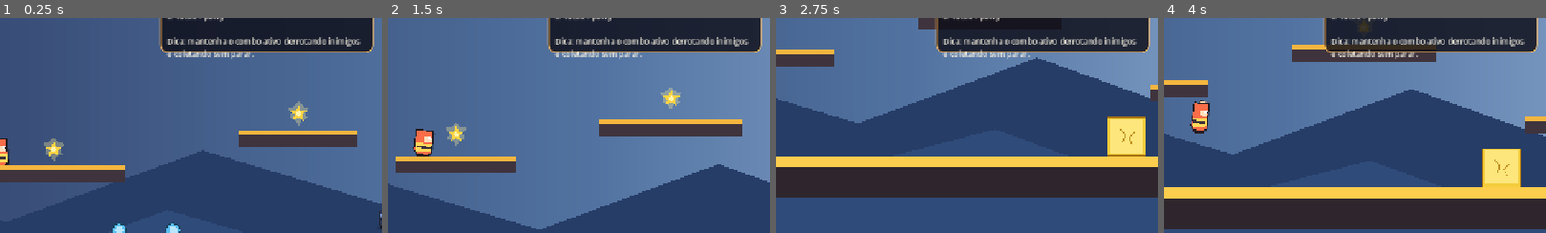
Above: before the commit, frames 1-4 (left to right).
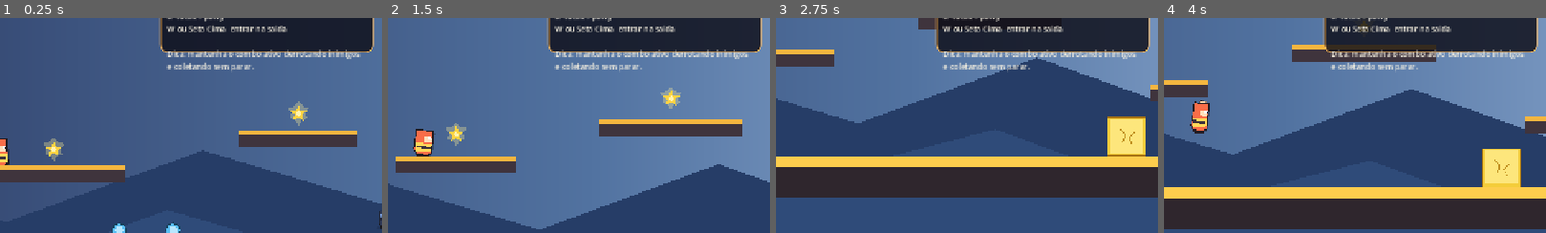
Above: after the commit, the same moments.

Repository: wvianna/game-pizza-tower-godot
Game: Godot game, scene res://scenes/levels/level_01.tscn
Two runs of this game, one before a commit and one after it. Both use one fixed random seed, a clock stepped at 60 frames per second and the inputs below.
Inputs:
- Up to frame 1 (0.25 s): no input
- Up to frame 2 (1.5 s): hold Shift (dash) 0.53-1.28 s; hold D (move_right) from 0.53 s (still down); tap Space (jump) at 0.77 s; tap Ctrl (crouch) at 1.35 s
- Up to frame 3 (2.75 s): tap Space (jump) at 1.52 s; tap Shift (dash) at 1.55 s; release D (move_right) at 2.03 s; hold A (move_left) from 2.03 s (still down); hold Shift (dash) from 2.03 s (still down)
- Up to frame 4 (4 s): release A (move_left) at 2.78 s; release Shift (dash) at 2.78 s; hold D (move_right) from 2.78 s (still down); tap J (grab_throw) at 2.85 s; tap Space (jump) at 3.02, 3.77 s; tap Shift (dash) at 3.05 s; hold Shift (dash) from 3.53 s (still down); tap K (taunt_parry) at 3.6 s
The pictures show only the part of the screen within x 50-100%, y 22-72%; the shares and areas given below are measured in that part.

The runs differ from the first frame. In frame 1, 3.1% of the frame differs, in the area x 43-95%, y 3-25%; in frame 2, 3.1%; in frame 3, 3.1%; in frame 4, 3.1%.

Commit message:
fix: estabiliza entrada na saida com W/Seta Cima e atualiza legenda

Diff:
--- a/scripts/game/level_controller.gd
+++ b/scripts/game/level_controller.gd
@@ -24,6 +24,7 @@
 var _heart_full_texture: Texture2D = null
 var _heart_empty_texture: Texture2D = null
 var _player_in_exit_zone := false
+var _exit_input_latched := false
 
 var _combo_system: Node = null
 var _audio_director: Node = null
@@ -84,6 +85,8 @@
 			_update_hud_labels()
 			_on_escape_failed()
 			return
+	else:
+		_exit_input_latched = false
 
 	_update_hud_labels()
 
@@ -156,7 +159,7 @@
 	label.vertical_alignment = VERTICAL_ALIGNMENT_TOP
 	label.add_theme_color_override("font_color", Color(0.96, 0.94, 0.88, 1.0))
 	label.add_theme_font_size_override("font_size", 13)
-	label.text = "CONTROLES\nA / D ou <- ->  mover\nEspaco  pular\nShift  dash\nCtrl  agachar\nJ  agarrar / arremessar\nK  taunt / parry\n\nDica: mantenha o combo ativo derrotando inimigos e coletando sem parar."
+	label.text = "CONTROLES\nA / D ou <- ->  mover\nEspaco  pular\nShift  dash\nCtrl  agachar\nJ  agarrar / arremessar\nK  taunt / parry\nW ou Seta Cima  entrar na saida\n\nDica: mantenha o combo ativo derrotando inimigos e coletando sem parar."
 	panel.add_child(label)
 
 func _ensure_combo_label() -> void:
@@ -319,6 +322,7 @@
 		return
 
 	_player_in_exit_zone = true
+	_exit_input_latched = false
 	_update_exit_label(_phase == "escape")
 	if _phase == "escape" and objective_label:
 		objective_label.text = "Porta encontrada! Aperte W ou Seta Cima para entrar."
@@ -331,6 +335,7 @@
 		return
 
 	_player_in_exit_zone = false
+	_exit_input_latched = false
 	_update_exit_label(false)
 	if _phase == "escape" and objective_label:
 		_set_escape_text()
@@ -341,6 +346,7 @@
 
 	_phase = "complete"
 	_player_in_exit_zone = false
+	_exit_input_latched = false
 	_update_exit_label(false)
 	if objective_label:
 		objective_label.text = "Fase concluida!"
@@ -511,13 +517,21 @@
 
 func _try_complete_if_player_in_exit() -> void:
 	if not _player_in_exit_zone:
+		_exit_input_latched = false
 		return
 
 	if _phase != "escape":
-		return
-
-	if not Input.is_action_just_pressed("move_up"):
-		return
+		_exit_input_latched = false
+		return
+
+	if not Input.is_action_pressed("move_up"):
+		_exit_input_latched = false
+		return
+
+	if _exit_input_latched:
+		return
+
+	_exit_input_latched = true
 
 	_complete_level()
 
Not shown, changed: README.md
Not shown, changed: docs/relatorios/validacao-automatica.md
